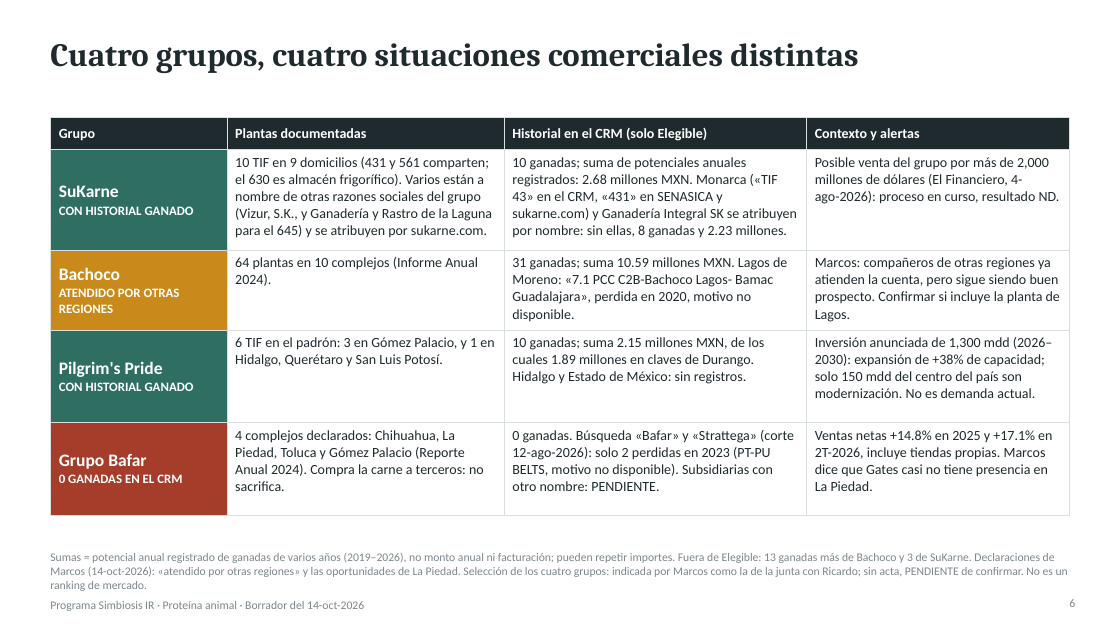
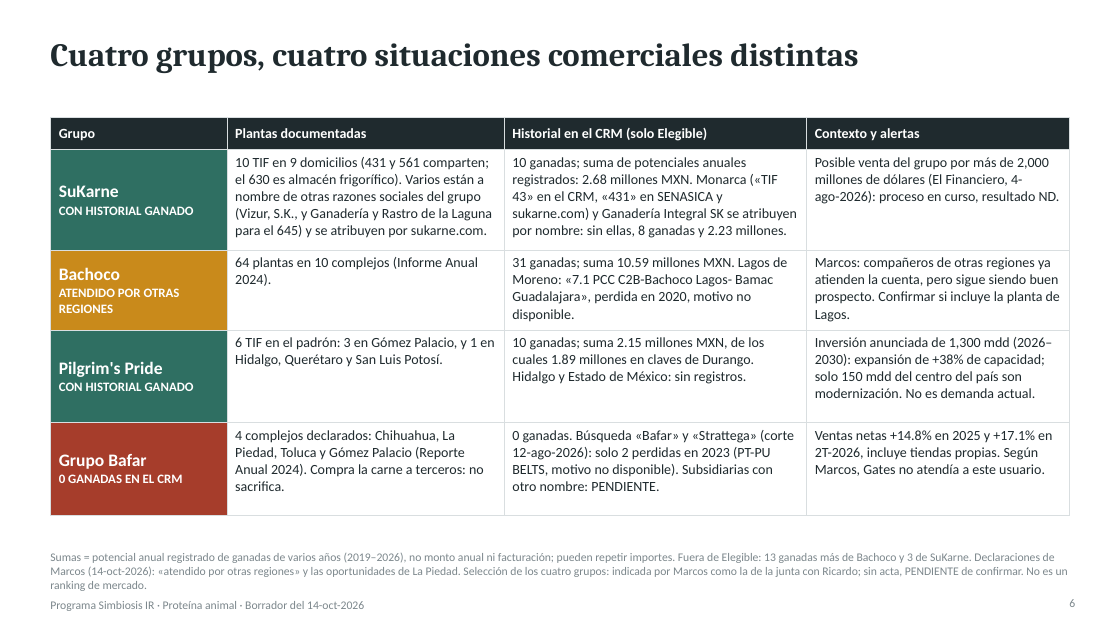
Before and after one commit to Marckqalex/Simbiosis-IR, a slide deck: slide 6 of entregables/Simbiosis_IR_Proteina_Animal_Entregable1.pptx. Drawn at 1120x630 pixels with LibreOffice and Linux fonts; fonts in the diff are those of the drawing. Boxes give left, top, right and bottom in pixels: in the first picture for what was removed or moved away, otherwise in the second. Text is boxed around its words. In the diff, an @@ line names an element or a change of style, - is before the commit and + after.

```diff
--- a/entregables/Simbiosis_IR_Proteina_Animal_Entregable1.pptx
+++ b/entregables/Simbiosis_IR_Proteina_Animal_Entregable1.pptx
@@ table at <box>50,118,1070,495</box> @@
-row 5, column 4: Ventas netas +14.8% en 2025 y +17.1% en 2T-2026, incluye tiendas propias. Marcos dice que Gates casi no tiene presencia en La Piedad.
+row 5, column 4: Ventas netas +14.8% en 2025 y +17.1% en 2T-2026, incluye tiendas propias. Según Marcos, Gates no atendía a este usuario.
```
Also in this commit, not shown: 2 other slides changed.
